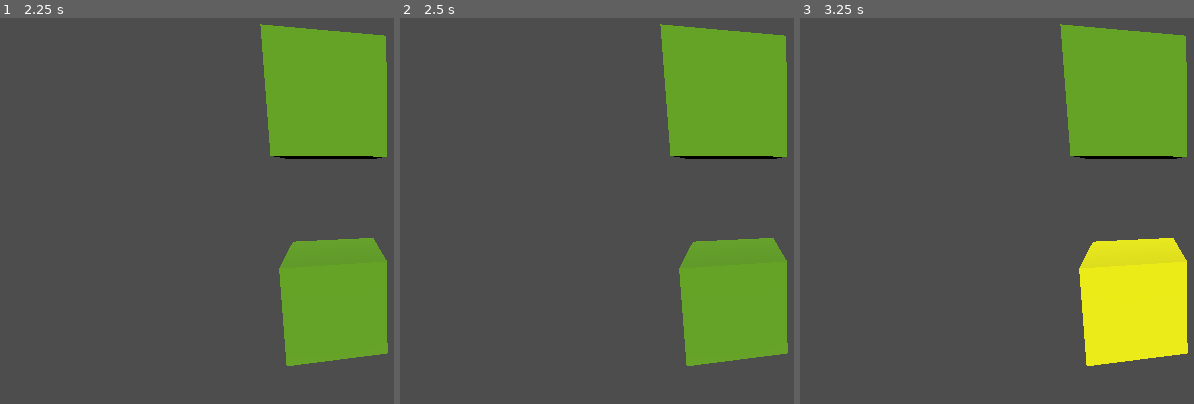
Above: before the commit, frames 1-3 (left to right).
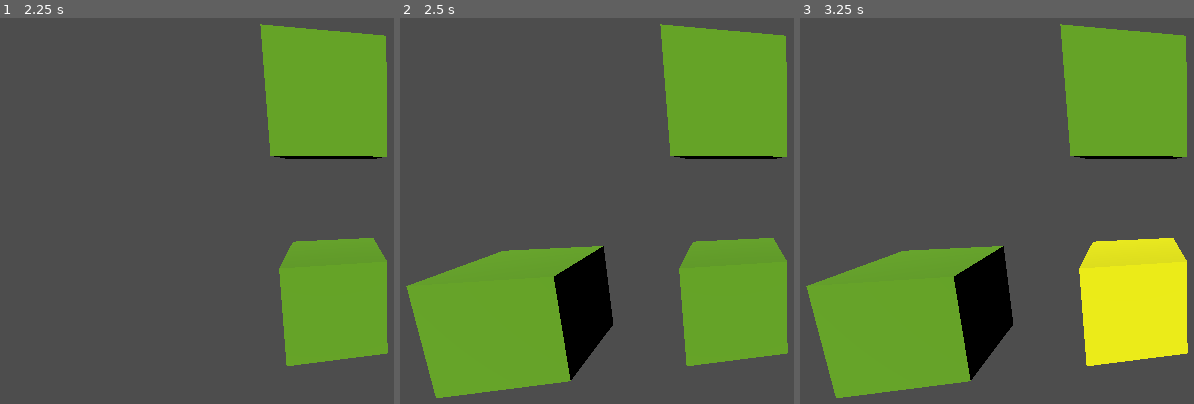
Above: after the commit, the same moments.

Repository: Emeraudia/LetsCraft
Game: Godot game, scene res://Main.tscn
Two runs of this game, one before a commit and one after it. Both use one fixed random seed, a clock stepped at 60 frames per second and the inputs below.
Inputs (mouse positions are in pixels of both pictures, inside the frame that each line leads up to):
- Up to frame 1 (2.25 s): tap Enter at 0.5, 2 s; move the mouse to (outside the picture) at 0.52 s; press the mouse at (outside the picture) at 0.53 s; tap Space at 1.25 s; move the mouse to (232, 245) at 1.27 s; release the mouse at (232, 245) at 1.28 s; tap B (B) at 1.35 s; click (232, 245) at 1.55 s; move the mouse to (outside the picture) at 2.02 s; hold C (Create) from 2.03 s (still down)
- Up to frame 2 (2.5 s): keep holding C (Create); click (outside the picture) at 2.3 s
- Up to frame 3 (3.25 s): tap Space at 2.75 s; move the mouse to (1150, 315) at 2.77 s; release C (Create) at 2.78 s; tap N (N) at 2.85 s; click (1150, 315) at 3.05 s

Frame 1 is identical in both runs. In frame 2, 16% of the frame differs, in the area x 1-55%, y 59-99%; in frame 3, 16%.

Commit message:
#7 ajout de piece a position fixe

Diff:
--- a/Main.gd
+++ b/Main.gd
@@ -46,6 +46,7 @@
 	if(creation != CreationMode.Off && Input.is_action_just_pressed("click_gauche")):
 		var scene = load("res://Pieces.tscn")
 		var instance = scene.instantiate()
+		instance.get_child(0).setPos([-2,0,0])
 		add_child(instance)
 		instance.get_child(0).clicked.connect(select_piece)
 
